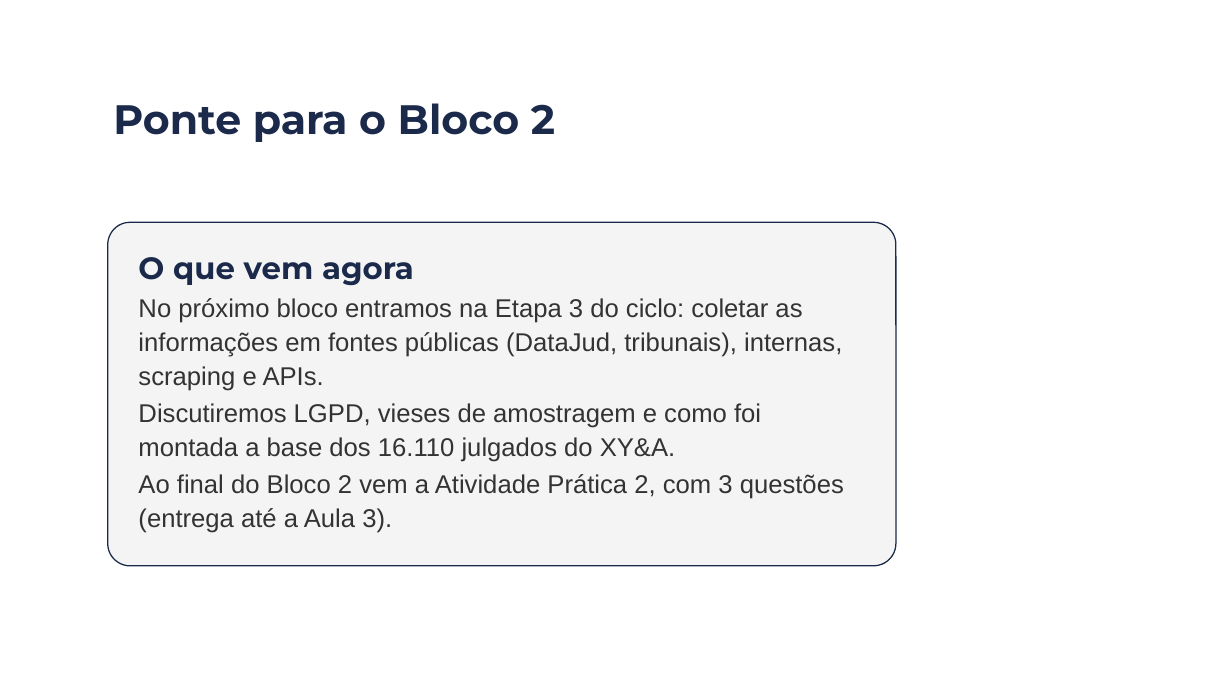
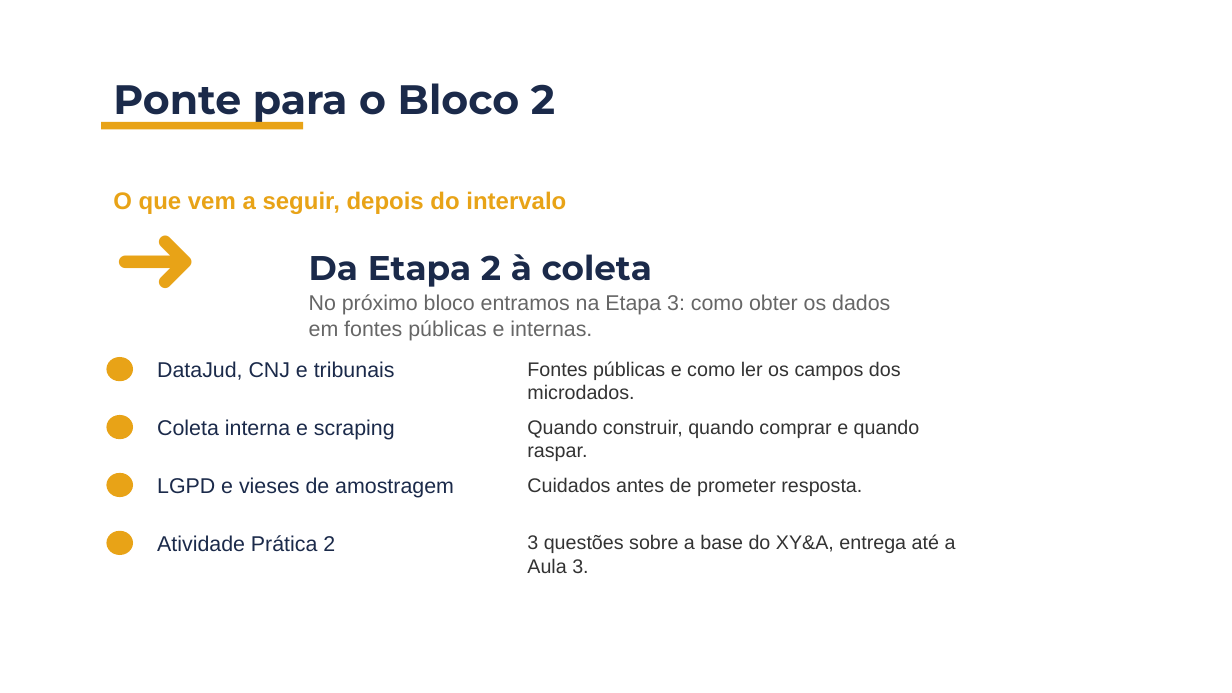
Before and after one commit to BrunoDaleffi/ibmec, a slide deck: slide 37 of aulas/aula_02/slides/aula2_bloco1_jurimetria.pptx. Drawn at 1232x693 pixels with LibreOffice and Linux fonts; fonts in the diff are those of the drawing; background and template pictures are left out. Boxes give left, top, right and bottom in pixels: in the first picture for what was removed or moved away, otherwise in the second. Text is boxed around its words. In the diff, an @@ line names an element or a change of style, - is before the commit and + after.

Commit message:
fix: correct layout and content in Aula 2 materials
Updated README.md to remove outdated warning about slide backgrounds and clarified the structure of the course content. Enhanced the build_aula2_bloco1.py script to ensure proper mapping of slide backgrounds according to the canonical layout established in Aula 1. Adjusted the build_capa function for improved header formatting. Updated the aula2_bloco1_jurimetria.pptx file to reflect these changes.

```diff
--- a/aulas/aula_02/slides/aula2_bloco1_jurimetria.pptx
+++ b/aulas/aula_02/slides/aula2_bloco1_jurimetria.pptx
@@ text "Ponte para o Bloco 2": place and size @@
-text "Ponte para o Bloco 2" at <box>113,103,555,142</box>
+text "Ponte para o Bloco 2" at <box>113,83,555,125</box>
@@ rectangle added at <box>101,122,303,129</box>, fill #E8A317 @@
@@ text added at <box>113,191,566,214</box>, 14 pt, text #E8A317, bold @@
+O que vem a seguir, depois do intervalo
@@ text added at <box>101,213,303,293</box>, 60 pt, text #E8A317, bold @@
+➜
@@ rounded rectangle removed at <box>107,222,896,565</box> @@
-O que vem agora
-No próximo bloco entramos na Etapa 3 do ciclo: coletar as informações em fontes públicas (DataJud, tribunais), internas, scraping e APIs.
-Discutiremos LGPD, vieses de amostragem e como foi montada a base dos 16.110 julgados do XY&A.
-Ao final do Bloco 2 vem a Atividade Prática 2, com 3 questões (entrega até a Aula 3).
@@ text added at <box>309,254,652,287</box>, 20 pt, text #1B2A4A, bold @@
+Da Etapa 2 à coleta
@@ text added at <box>309,294,890,341</box>, 12.5 pt, text #666666 @@
+No próximo bloco entramos na Etapa 3: como obter os dados em fontes públicas e internas.
@@ ellipse added at <box>106,357,133,382</box>, fill #E8A317 @@
@@ text added at <box>157,361,395,380</box>, 12.5 pt, text #1B2A4A @@
+DataJud, CNJ e tribunais
@@ text added at <box>527,361,901,399</box>, 11.5 pt, text #333333 @@
+Fontes públicas e como ler os campos dos microdados.
@@ ellipse added at <box>106,415,133,440</box>, fill #E8A317 @@
@@ text added at <box>157,419,395,440</box>, 12.5 pt, text #1B2A4A @@
+Coleta interna e scraping
@@ text added at <box>527,419,920,461</box>, 11.5 pt, text #333333 @@
+Quando construir, quando comprar e quando raspar.
@@ ellipse added at <box>106,473,133,498</box>, fill #E8A317 @@
@@ text added at <box>157,477,454,498</box>, 12.5 pt, text #1B2A4A @@
+LGPD e vieses de amostragem
@@ text added at <box>527,477,862,496</box>, 11.5 pt, text #333333 @@
+Cuidados antes de prometer resposta.
@@ ellipse added at <box>106,531,133,556</box>, fill #E8A317 @@
@@ text added at <box>157,535,335,552</box>, 12.5 pt, text #1B2A4A @@
+Atividade Prática 2
@@ text added at <box>527,534,956,573</box>, 11.5 pt, text #333333 @@
+3 questões sobre a base do XY&A, entrega até a Aula 3.
```
Also in this commit, not shown: 37 other slides changed, 1 slide added, 1 slide removed, 2 other files.
